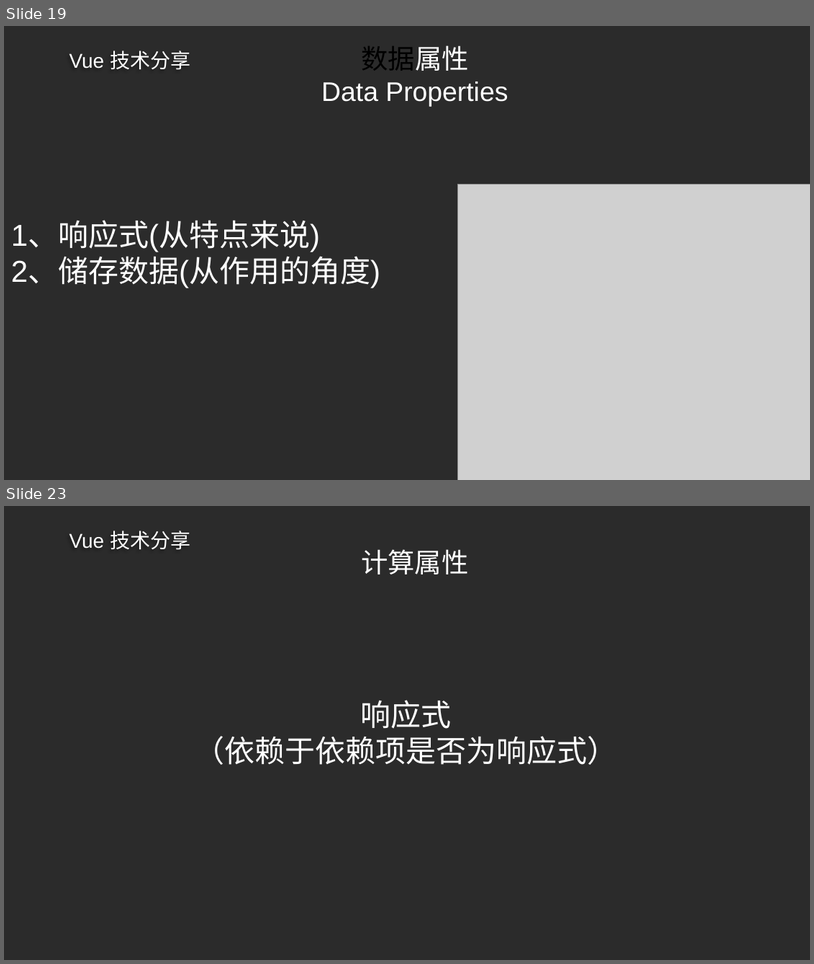
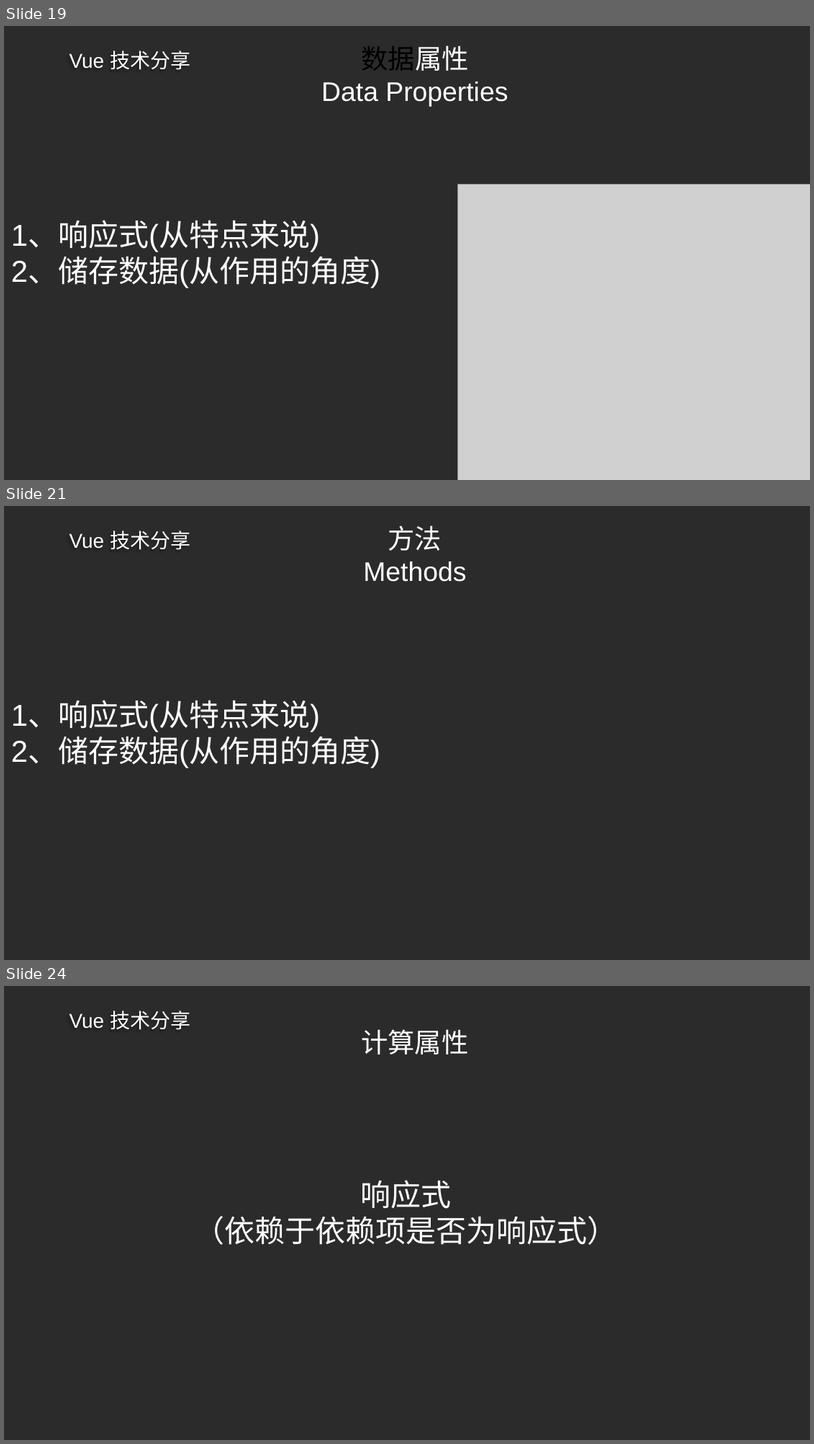
Before and after one commit to ldjdd/traing-library, a slide deck: vue/成稿.pptx. Shown one above the other, each under a label of ours: slides 19 and 23 before the commit, slides 19, 21 and 24 after it; the slides between them are not shown. The pictures are 814x964 and 814x1444 pixels, drawn with LibreOffice and Linux fonts; fonts in the diff are those of the drawing; grey boxes stand for pictures; background and template pictures are left out; a plain dark background stands for a picture behind light text. Boxes give left, top, right and bottom in pixels: in the first picture for what was removed or moved away, otherwise in the second. Text is boxed around its words. In the diff, an @@ line names an element or a change of style, - is before the commit and + after.

```diff
--- a/vue/成稿.pptx
+++ b/vue/成稿.pptx
@@ slide 21 added at (4, 506, 810, 960), background picture (left out); not listed: 1 template element that a slide beside it also shows @@
@@ title added at (363, 525, 466, 582), 32 pt, text #FFFFFF @@
+方法
+Methods
@@ text added at (11, 701, 381, 768), 36 pt, text #FFFFFF @@
+1、响应式(从特点来说)
+2、储存数据(从作用的角度)
@@ what was slide 23 is now slide 24 @@
```
Also in this commit, not shown: 3 slides changed, 2 other slides added, 16 other files.
